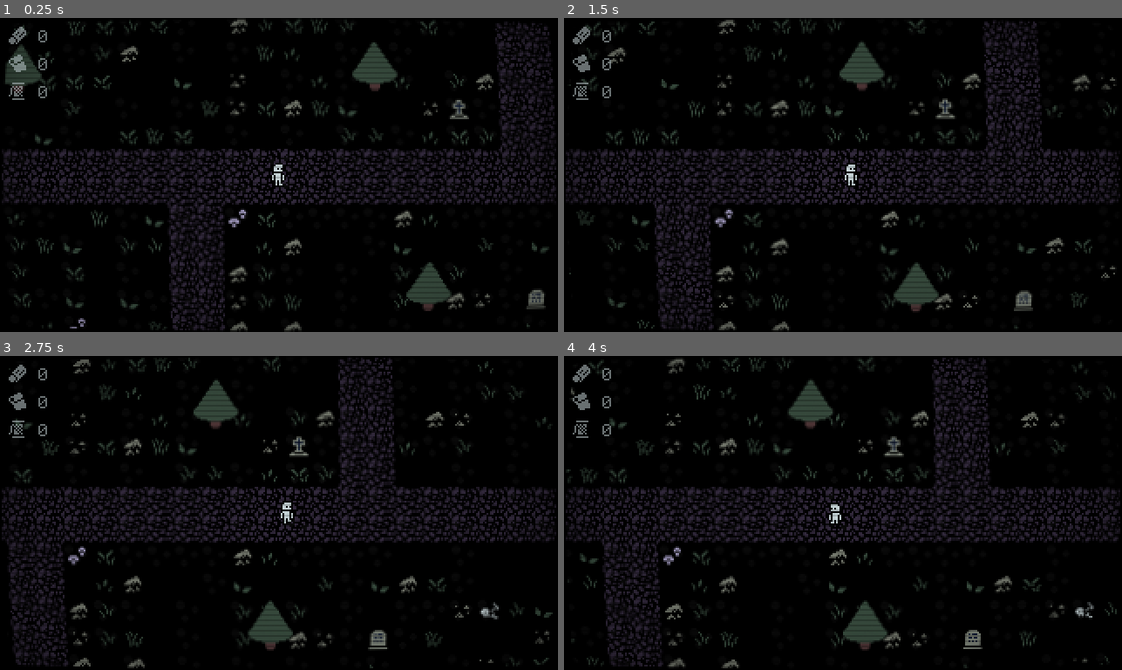
Above: before the commit, frames 1-4 (two rows, left to right).
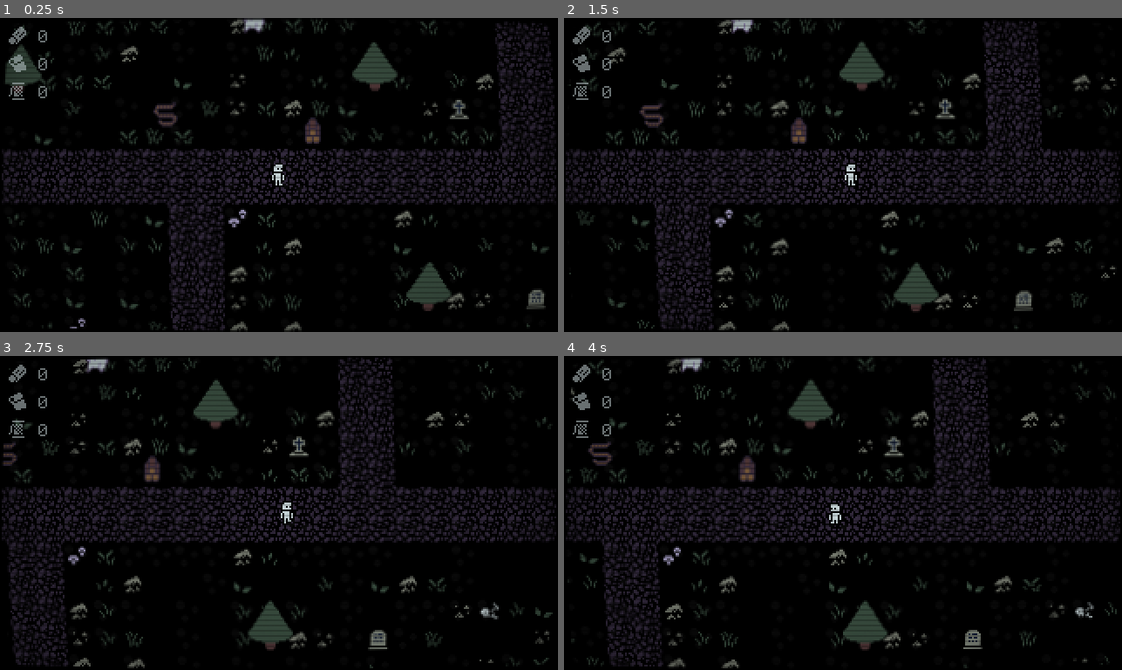
Above: after the commit, the same moments.

Repository: WirelessNine/Lone-Island
Game: Godot game, scene res://scenes/main.tscn
The game is run twice, just before and just after one commit, with the same random seed, the same clock (stepped at 60 frames per second) and the same inputs.
Inputs (mouse positions are in pixels of both pictures, inside the frame that each line leads up to):
- Up to frame 1 (0.25 s): no input
- Up to frame 2 (1.5 s): tap Enter (ui_accept) at 0.5, 0.77 s; move the mouse to (965, 159) at 0.52 s; hold D (right) 0.53-1.25 s; hold E (pickup, bound only after the commit) 0.53-1.25 s; click (965, 159) at 0.67 s; drag from (731, 190) to (815, 237) at 1.27 s
- Up to frame 3 (2.75 s): move the mouse to (334, 443) at 2.02 s; hold D (right) from 2.03 s (still down); hold E (pickup, bound only after the commit) from 2.03 s (still down)
- Up to frame 4 (4 s): release D (right) at 2.75 s; release E (pickup, bound only after the commit) at 2.75 s; drag from (815, 575) to (675, 465) at 2.77 s; move the mouse to (1010, 560) at 3.52 s; hold A (left) from 3.53 s (still down); hold E (pickup, bound only after the commit) from 3.53 s (still down); tap Alt at 3.6 s; tap Enter (ui_accept) at 3.77 s

The runs differ from the first frame. In frame 1, 0.5% of the frame differs, in the area x 27-58%, y 0-40%; in frame 2, 0.5%, in the area x 13-44%, y 0-40%; in frame 3, 0.4%; in frame 4, 0.5%.

Commit message:
Add pickable items

Diff:
--- a/project.godot
+++ b/project.godot
@@ -19,6 +19,10 @@
 
 MenuManager="*uid://yt4k544va37f"
 GameManager="*uid://d3nubqcrfqdj5"
+
+[debug]
+
+gdscript/warnings/unused_signal=0
 
 [display]
 
@@ -70,6 +74,11 @@
 "events": [Object(InputEventKey,"resource_local_to_scene":false,"resource_name":"","device":-1,"window_id":0,"alt_press …(195 unchanged characters)…
 ]
 }
+pickup={
+"deadzone": 0.2,
+"events": [Object(InputEventKey,"resource_local_to_scene":false,"resource_name":"","device":-1,"window_id":0,"alt_pressed":false,"shift_pressed":false,"ctrl_pressed":false,"meta_pressed":false,"pressed":false,"keycode":0,"physical_keycode":69,"key_label":0,"unicode":101,"location":0,"echo":false,"script":null)
+]
+}
 
 [physics]
 
--- /dev/null
+++ b/resources/atlases/cloth.tres
@@ -0,0 +1,7 @@
+[gd_resource type="AtlasTexture" format=3 uid="uid://b6dy5vkioy2i7"]
+
+[ext_resource type="Texture2D" uid="uid://ccgcegjxklooy" path="res://assets/island.png" id="1_xn4ta"]
+
+[resource]
+atlas = ExtResource("1_xn4ta")
+region = Rect2(112, 0, 16, 16)
--- /dev/null
+++ b/resources/atlases/rope.tres
@@ -0,0 +1,7 @@
+[gd_resource type="AtlasTexture" format=3 uid="uid://f8oxlwo7qheu"]
+
+[ext_resource type="Texture2D" uid="uid://ccgcegjxklooy" path="res://assets/island.png" id="1_vns6q"]
+
+[resource]
+atlas = ExtResource("1_vns6q")
+region = Rect2(80, 0, 16, 16)
--- /dev/null
+++ b/resources/atlases/wood.tres
@@ -0,0 +1,7 @@
+[gd_resource type="AtlasTexture" format=3 uid="uid://8m3oak8yimmf"]
+
+[ext_resource type="Texture2D" uid="uid://ccgcegjxklooy" path="res://assets/island.png" id="1_v8xvq"]
+
+[resource]
+atlas = ExtResource("1_v8xvq")
+region = Rect2(96, 0, 16, 16)
--- a/resources/decor_set.tres
+++ b/resources/decor_set.tres
@@ -1,6 +1,6 @@
 [gd_resource type="TileSet" format=3 uid="uid://cmxy1j4lb3ly0"]
 
-[ext_resource type="Texture2D" uid="uid://dghwkio3jk11x" path="res://resources/decor_atlas.tres" id="1_k4pvx"]
+[ext_resource type="Texture2D" uid="uid://dghwkio3jk11x" path="res://resources/atlases/decor_atlas.tres" id="1_k4pvx"]
 
 [sub_resource type="TileSetAtlasSource" id="TileSetAtlasSource_thvod"]
 texture = ExtResource("1_k4pvx")
@@ -39,10 +39,8 @@
 4:1/0 = 0
 4:1/0/z_index = -1
 0:2/0 = 0
-0:2/0/z_index = -1
 0:2/0/physics_layer_0/polygon_0/points = PackedVector2Array(-6, 0, 6, 0, 6, 6, -6, 6)
 1:2/0 = 0
-1:2/0/z_index = -1
 1:2/0/physics_layer_0/polygon_0/points = PackedVector2Array(-6, 0, 6, 0, 6, 6, -6, 6)
 
 [resource]
--- a/resources/floor_set.tres
+++ b/resources/floor_set.tres
@@ -1,6 +1,6 @@
 [gd_resource type="TileSet" format=3 uid="uid://ush6c1nk2oel"]
 
-[ext_resource type="Texture2D" uid="uid://ciewk36mbuww6" path="res://resources/floor_atlas.tres" id="1_8umcq"]
+[ext_resource type="Texture2D" uid="uid://ciewk36mbuww6" path="res://resources/atlases/floor_atlas.tres" id="1_8umcq"]
 
 [sub_resource type="TileSetAtlasSource" id="TileSetAtlasSource_hfw3c"]
 texture = ExtResource("1_8umcq")
--- /dev/null
+++ b/scenes/ground_item.gd
@@ -0,0 +1,58 @@
+@tool
+extends Sprite2D
+
+const CLOTH: AtlasTexture = preload("uid://b6dy5vkioy2i7")
+const ROPE: AtlasTexture = preload("uid://f8oxlwo7qheu")
+const WOOD: AtlasTexture = preload("uid://8m3oak8yimmf")
+
+@export var item: GameManager.Item:
+	set(value):
+		item = value
+
+		match value:
+			GameManager.Item.WOOD:
+				texture = WOOD
+			GameManager.Item.CLOTH:
+				texture = CLOTH
+			GameManager.Item.ROPE:
+				texture = ROPE
+
+var player_inside: bool = false
+var picked_up: bool = false
+
+
+func _ready() -> void:
+	pass
+
+
+func _input(event: InputEvent) -> void:
+	if not player_inside:
+		return
+
+	if not event.is_action_pressed(&"pickup"):
+		return
+
+	if picked_up:
+		return
+
+	picked_up = true
+
+	GameManager.add_item(item)
+
+	queue_free()
+
+
+func _on_pickup_body_entered(body: Node2D) -> void:
+	if not body is Player2D:
+		return
+
+	player_inside = true
+	GameManager.pickup_entered.emit()
+
+
+func _on_pickup_body_exited(body: Node2D) -> void:
+	if not body is Player2D:
+		return
+
+	player_inside = false
+	GameManager.pickup_exited.emit()
--- /dev/null
+++ b/scenes/ground_item.tscn
@@ -0,0 +1,19 @@
+[gd_scene format=3 uid="uid://d1sqa2uuicegy"]
+
+[ext_resource type="Script" uid="uid://ca0ssh78erg8d" path="res://scenes/ground_item.gd" id="1_oe8gi"]
+[ext_resource type="Texture2D" uid="uid://8m3oak8yimmf" path="res://resources/atlases/wood.tres" id="1_sxkc3"]
+
+[sub_resource type="CircleShape2D" id="CircleShape2D_g2els"]
+radius = 27.018513
+
+[node name="GroundItem" type="Sprite2D" unique_id=2072517468]
+texture = ExtResource("1_sxkc3")
+script = ExtResource("1_oe8gi")
+
+[node name="Pickup" type="Area2D" parent="." unique_id=21742547]
+
+[node name="CollisionShape2D" type="CollisionShape2D" parent="Pickup" unique_id=377891046]
+shape = SubResource("CircleShape2D_g2els")
+
+[connection signal="body_entered" from="Pickup" to="." method="_on_pickup_body_entered"]
+[connection signal="body_exited" from="Pickup" to="." method="_on_pickup_body_exited"]
--- a/scenes/hud.gd
+++ b/scenes/hud.gd
@@ -4,9 +4,13 @@
 @onready var cloth: Label = %Cloth
 @onready var rope: Label = %Rope
 
+@onready var pickup_label: Label = $PickupLabel
+
 
 func _ready() -> void:
 	GameManager.items_changed.connect(_on_items_changed)
+	GameManager.pickup_entered.connect(pickup_label.show)
+	GameManager.pickup_exited.connect(pickup_label.hide)
 
 
 func _on_items_changed() -> void:
--- a/scenes/hud.tscn
+++ b/scenes/hud.tscn
@@ -64,3 +64,11 @@
 layout_mode = 2
 text = "0"
 label_settings = ExtResource("2_oo0fn")
+
+[node name="PickupLabel" type="Label" parent="." unique_id=1459064299]
+visible = false
+layout_mode = 2
+size_flags_vertical = 8
+text = "E to Pickup"
+label_settings = ExtResource("2_oo0fn")
+horizontal_alignment = 2
--- a/scenes/main.tscn
+++ b/scenes/main.tscn
@@ -2,6 +2,9 @@
 
 [ext_resource type="Script" uid="uid://ccxxo5cx1sbwf" path="res://scenes/main.gd" id="1_o5qli"]
 [ext_resource type="PackedScene" uid="uid://lgx6c8u5ghv7" path="res://scenes/player.tscn" id="2_0wfyh"]
+[ext_resource type="PackedScene" uid="uid://d1sqa2uuicegy" path="res://scenes/ground_item.tscn" id="2_o6xl0"]
+[ext_resource type="Texture2D" uid="uid://f8oxlwo7qheu" path="res://resources/atlases/rope.tres" id="3_85g3d"]
+[ext_resource type="Texture2D" uid="uid://b6dy5vkioy2i7" path="res://resources/atlases/cloth.tres" id="4_choun"]
 [ext_resource type="TileSet" uid="uid://ush6c1nk2oel" path="res://resources/floor_set.tres" id="4_jyhfs"]
 [ext_resource type="PackedScene" uid="uid://dy2nupeeg10nc" path="res://scenes/hud.tscn" id="5_o6xl0"]
 [ext_resource type="TileSet" uid="uid://cmxy1j4lb3ly0" path="res://resources/decor_set.tres" id="5_tbgi4"]
@@ -22,8 +25,25 @@
 [node name="Main" type="Node" unique_id=1352912297]
 script = ExtResource("1_o5qli")
 
+[node name="Items" type="Node2D" parent="." unique_id=1852930492]
+
+[node name="GroundItem" parent="Items" unique_id=2072517468 instance=ExtResource("2_o6xl0")]
+position = Vector2(19, -43)
+
+[node name="GroundItem2" parent="Items" unique_id=501081579 instance=ExtResource("2_o6xl0")]
+position = Vector2(-66, -52)
+texture = ExtResource("3_85g3d")
+item = 2
+
+[node name="GroundItem3" parent="Items" unique_id=1849205549 instance=ExtResource("2_o6xl0")]
+position = Vector2(-15, -106)
+texture = ExtResource("4_choun")
+item = 1
+
 [node name="Island" type="Node2D" parent="." unique_id=956777178]
 y_sort_enabled = true
+metadata/_edit_group_ = true
+metadata/_edit_lock_ = true
 
 [node name="Player" parent="Island" unique_id=2088543346 instance=ExtResource("2_0wfyh")]
 position = Vector2(0, -17)
@@ -49,5 +69,6 @@
 anchor_bottom = 1.0
 grow_horizontal = 2
 grow_vertical = 2
+metadata/_edit_lock_ = true
 
 [node name="HUD" parent="UI" unique_id=876952052 instance=ExtResource("5_o6xl0")]
--- a/scenes/player.gd
+++ b/scenes/player.gd
@@ -1,4 +1,5 @@
 extends CharacterBody2D
+class_name Player2D
 
 const WALK_SPEED: float = 70.0
 const SPRINT_SPEED: float = 90.0
--- a/scripts/game_manager.gd
+++ b/scripts/game_manager.gd
@@ -1,6 +1,8 @@
 extends Node
 
 signal items_changed
+signal pickup_entered
+signal pickup_exited
 
 enum Item {
 	WOOD,
Binary file changed: assets/island.png
Renamed: resources/decor_atlas.tres -> resources/atlases/decor_atlas.tres
Renamed: resources/floor_atlas.tres -> resources/atlases/floor_atlas.tres
Not shown, added: scenes/ground_item.gd.uid
Not shown, changed: kanban_tasks_data.kanban
